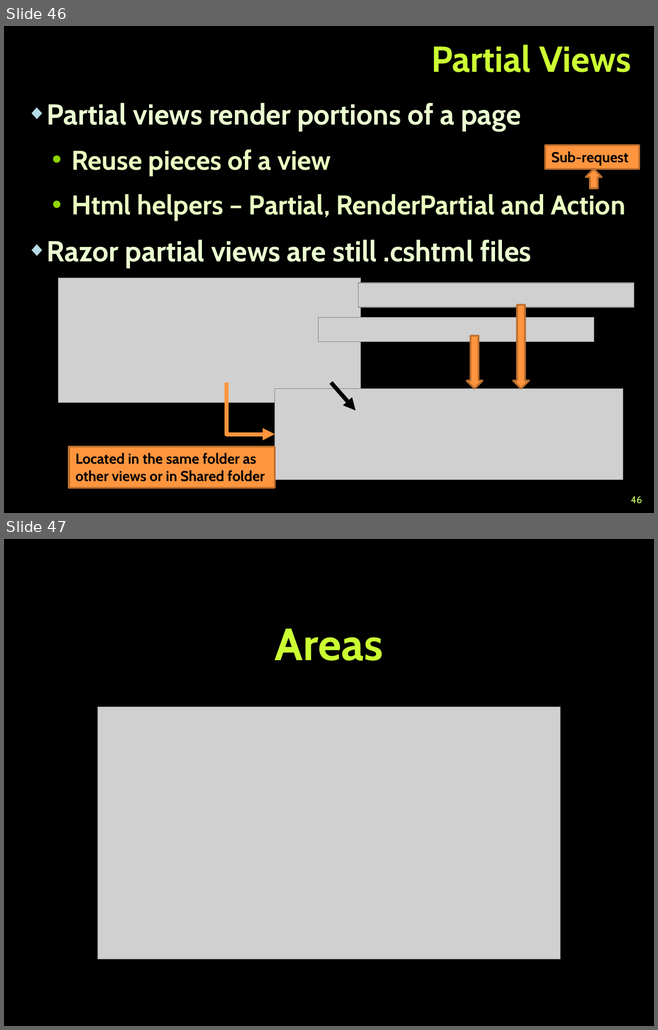
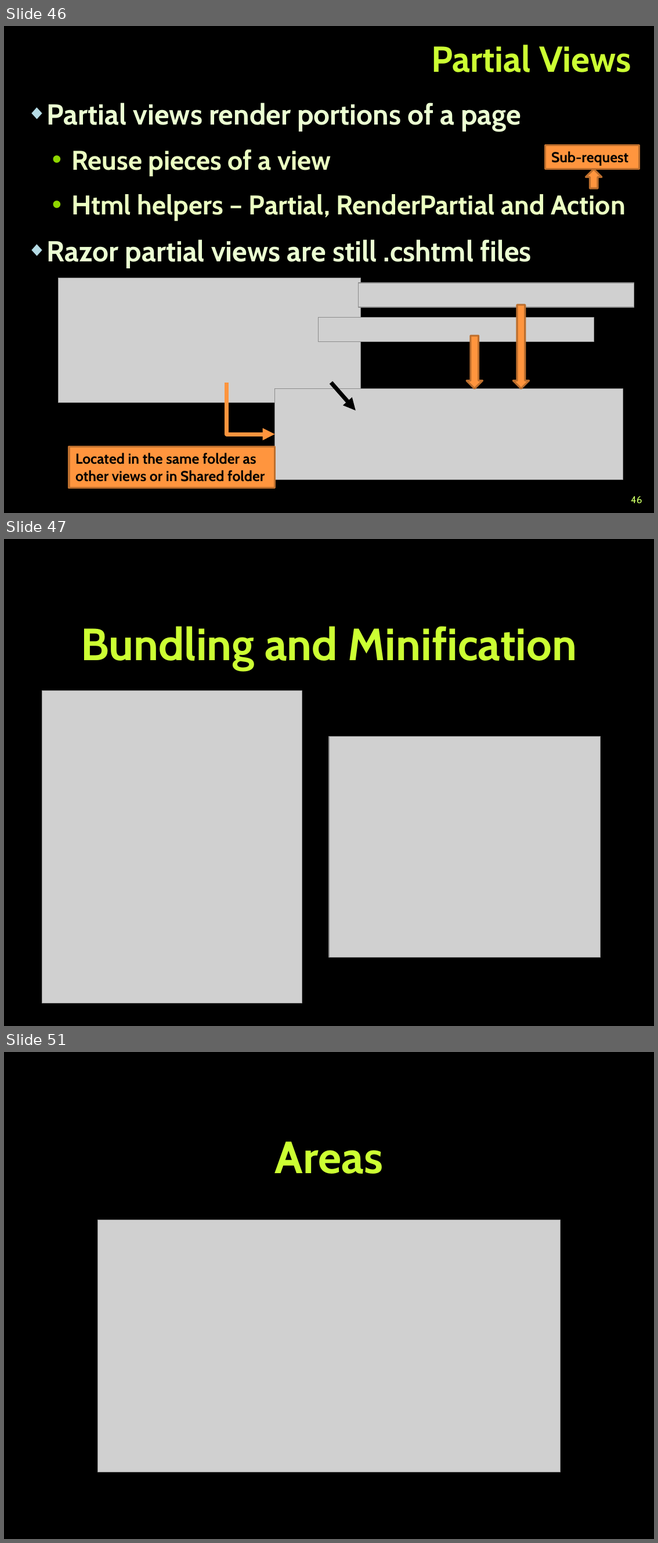
Before and after one commit to TelerikAcademy/ASP.NET-MVC, a slide deck: 02. ASP.NET-MVC-Essentials/ASP.NET MVC Essentials.pptx. Shown one above the other, each under a label of ours: slides 46 and 47 before the commit, slides 46, 47 and 51 after it; the slides between them are not shown. The pictures are 658x1030 and 658x1543 pixels, drawn with LibreOffice and Linux fonts; fonts in the diff are those of the drawing; grey boxes stand for pictures; background and template pictures are left out. Boxes give left, top, right and bottom in pixels: in the first picture for what was removed or moved away, otherwise in the second. Text is boxed around its words. In the diff, an @@ line names an element or a change of style, - is before the commit and + after.

Commit message:
Added slides for bundling and minification in ASP.NET MVC Essentials.pptx

```diff
--- a/02. ASP.NET-MVC-Essentials/ASP.NET MVC Essentials.pptx
+++ b/02. ASP.NET-MVC-Essentials/ASP.NET MVC Essentials.pptx
@@ slide 47 added at (4,539,654,1026), background picture (left out) @@
@@ title added at (81,626,576,671), 50 pt, text #CCFF33, bold @@
+Bundling and Minification
@@ picture added at (42,690,302,1004) @@
@@ picture added at (329,736,600,958) @@
@@ what was slide 47 is now slide 51 @@
```
Also in this commit, not shown: 1 slide changed, 3 other slides added, 1 other file.
